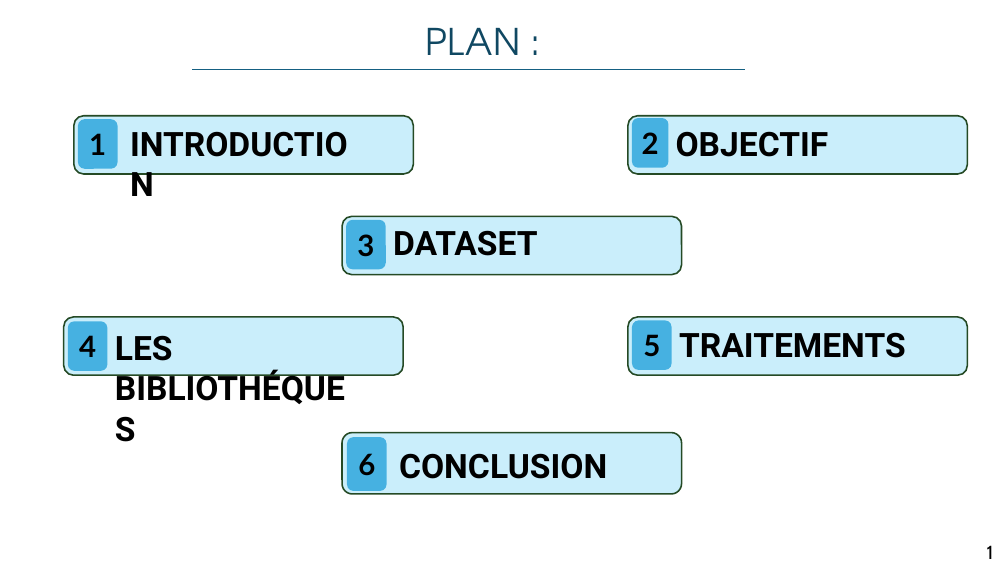
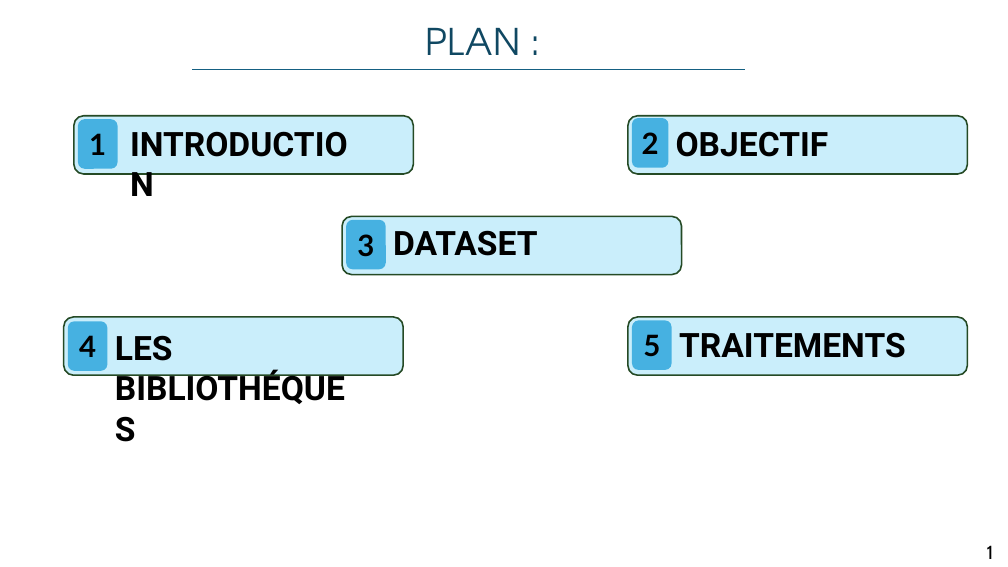
Before and after one commit to Choaib-fm/Mini-Projet-Python-Avanc-e-pour-Machine-Learning, a slide deck: slide 2 of Mini_projet_python.pptx. Drawn at 1008x567 pixels with LibreOffice and Linux fonts; fonts in the diff are those of the drawing; background and template pictures are left out. Boxes give left, top, right and bottom in pixels: in the first picture for what was removed or moved away, otherwise in the second. Text is boxed around its words. In the diff, an @@ line names an element or a change of style, - is before the commit and + after.

```diff
--- a/Mini_projet_python.pptx
+++ b/Mini_projet_python.pptx
@@ rounded rectangle removed at box(342, 433, 681, 494) @@
@@ rounded rectangle removed at box(347, 437, 386, 491) @@
-6
@@ text removed at box(399, 453, 607, 479) @@
-CONCLUSION
```
Also in this commit, not shown: 1 other slide changed.
